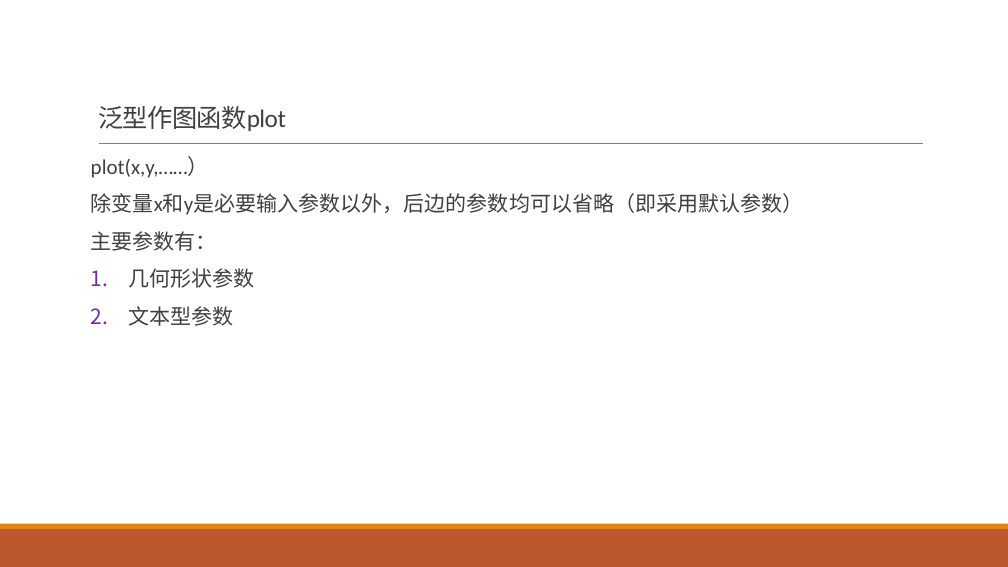
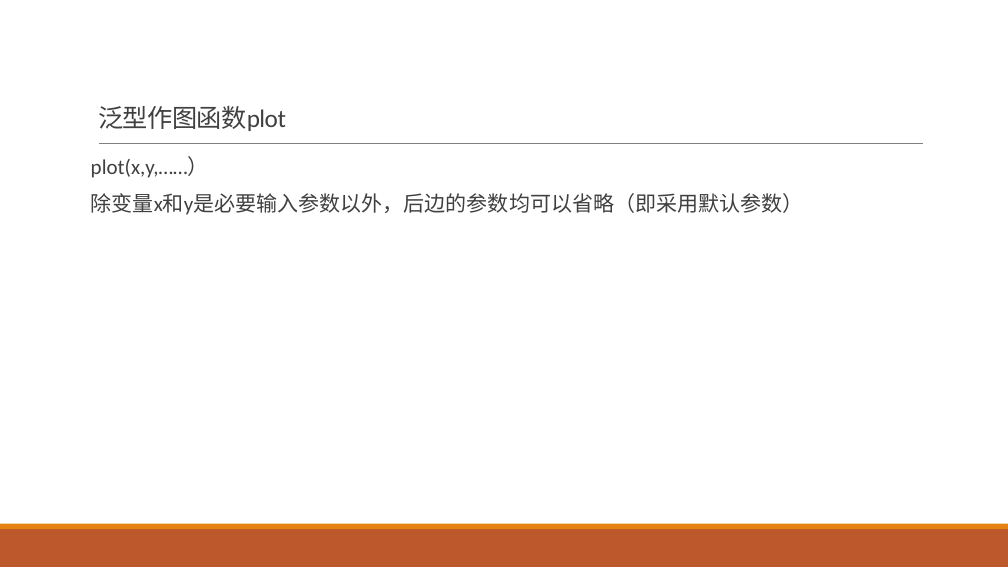
Before and after one commit to exoplanetX/DataAnalytics, a slide deck: slide 4 of 实验-5-数据可视化.pptx. Drawn at 1008x567 pixels with LibreOffice and Linux fonts; fonts in the diff are those of the drawing. Boxes give left, top, right and bottom in pixels: in the first picture for what was removed or moved away, otherwise in the second. Text is boxed around its words. In the diff, an @@ line names an element or a change of style, - is before the commit and + after.

```diff
--- a/实验-5-数据可视化.pptx
+++ b/实验-5-数据可视化.pptx
@@ text at (91, 231, 255, 326): paragraphs removed @@
-主要参数有：
-1. 几何形状参数
-2. 文本型参数
```
Also in this commit, not shown: 5 other slides changed, 1 slide removed, 2 other files.
